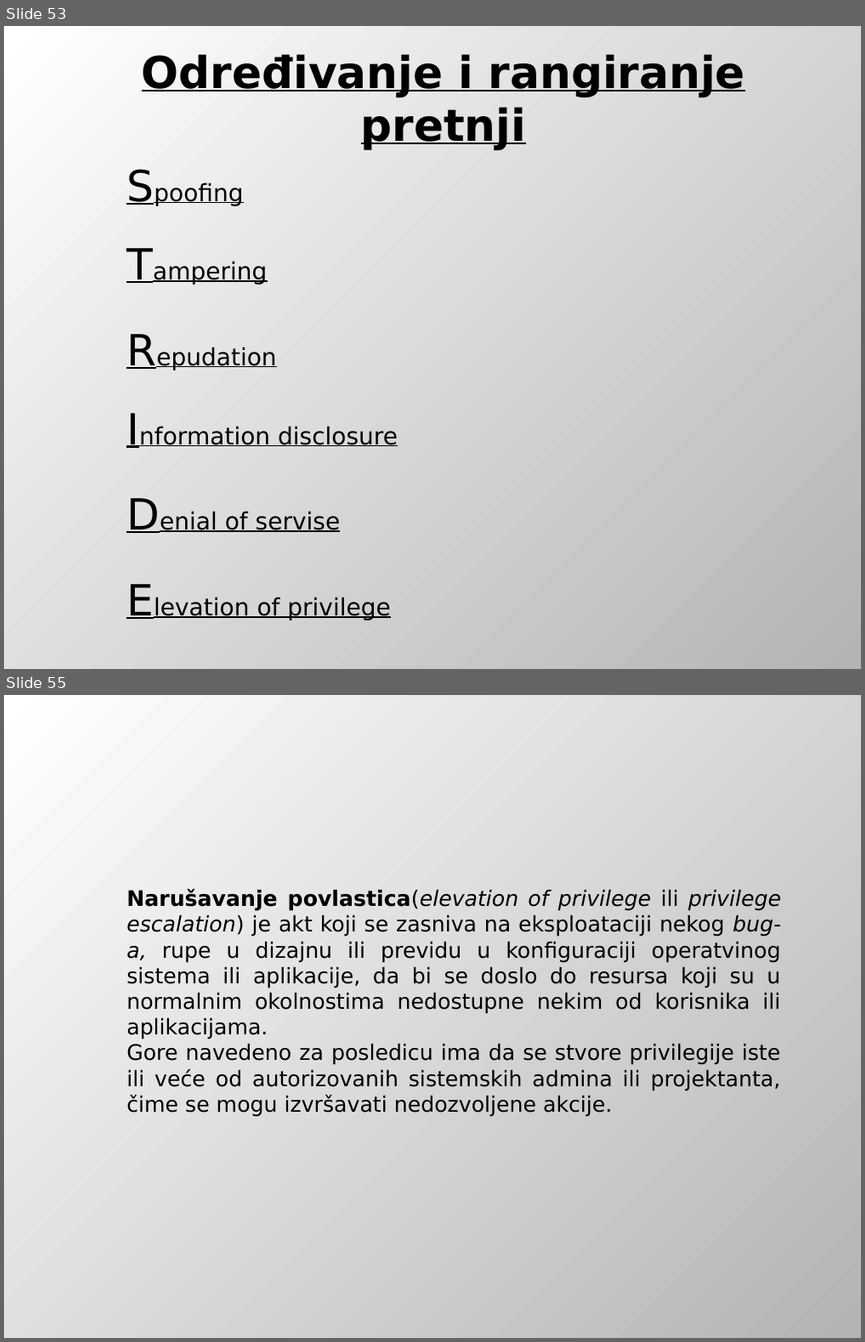
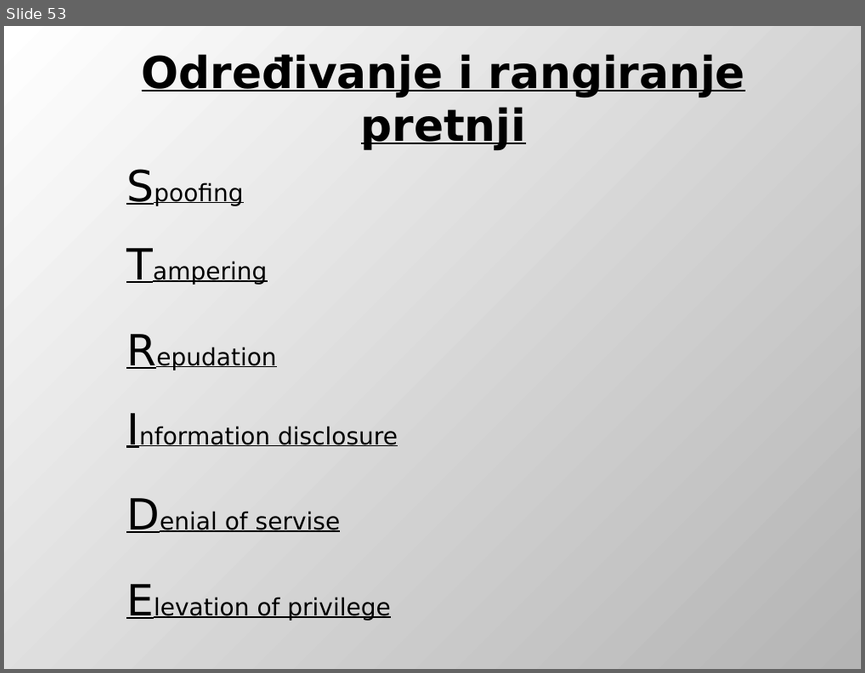
Before and after one commit to DejanUrosevic/XML-Projekat, a slide deck: Model Pretnji.pptx. Shown one above the other, each under a label of ours: slides 53 and 55 before the commit, slide 53 after it; the slides between them are not shown. The pictures are 865x1342 and 865x673 pixels, drawn with LibreOffice and Linux fonts; fonts in the diff are those of the drawing. Boxes give left, top, right and bottom in pixels: in the first picture for what was removed or moved away, otherwise in the second. Text is boxed around its words. In the diff, an @@ line names an element or a change of style, - is before the commit and + after.

Commit message:
Ubacen Elevation of privilege u prezentaciju.

```diff
--- a/Model Pretnji.pptx
+++ b/Model Pretnji.pptx
@@ slide 55 removed at [4,695,861,1338], background gradient #FFFFFF to #B4B4B4 @@
@@ text removed at [126,889,781,1117] @@
-Narušavanje povlastica(elevation of privilege ili privilege escalation) je akt koji se zasniva na eksploataciji nekog bug-a, rupe u dizajnu ili previdu u konfiguraciji operatvinog sistema ili aplikacije, da bi se doslo do resursa koji su u normalnim okolnostima nedostupne nekim od korisnika ili aplikacijama.
-Gore navedeno za posledicu ima da se stvore privilegije iste ili veće od autorizovanih sistemskih admina ili projektanta, čime se mogu izvršavati nedozvoljene akcije.
```
Also in this commit, not shown: 2 slides changed, 1 slide added, 8 other slides removed, 3 other files.
